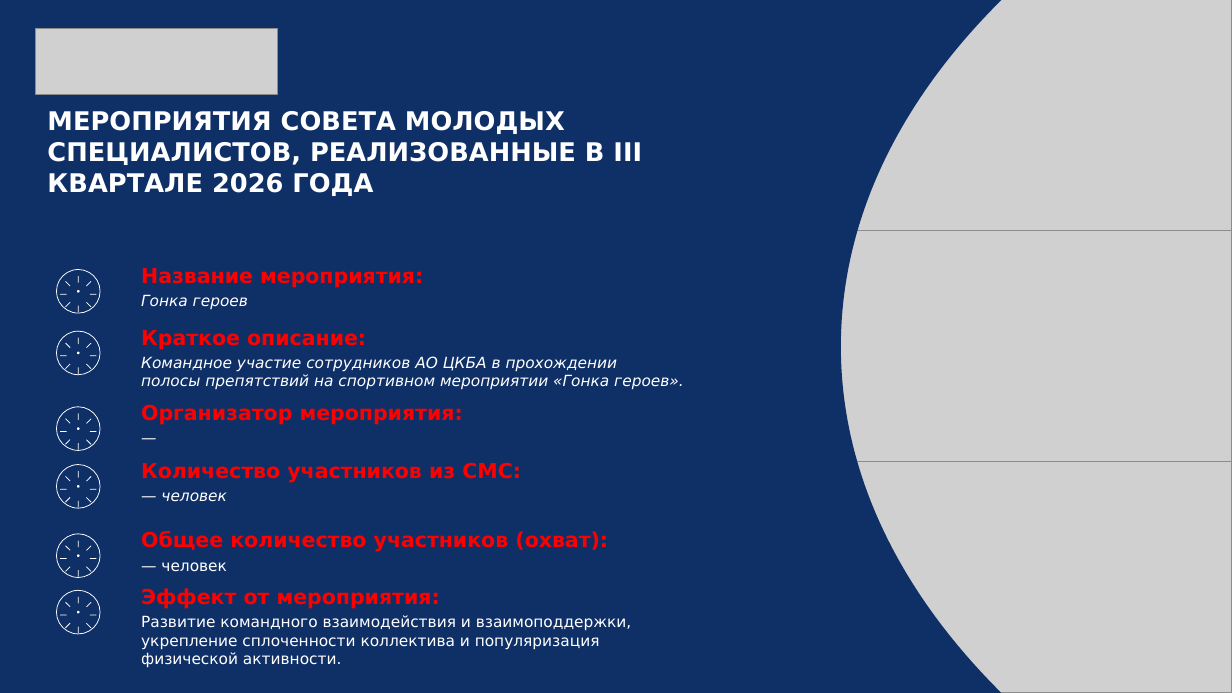
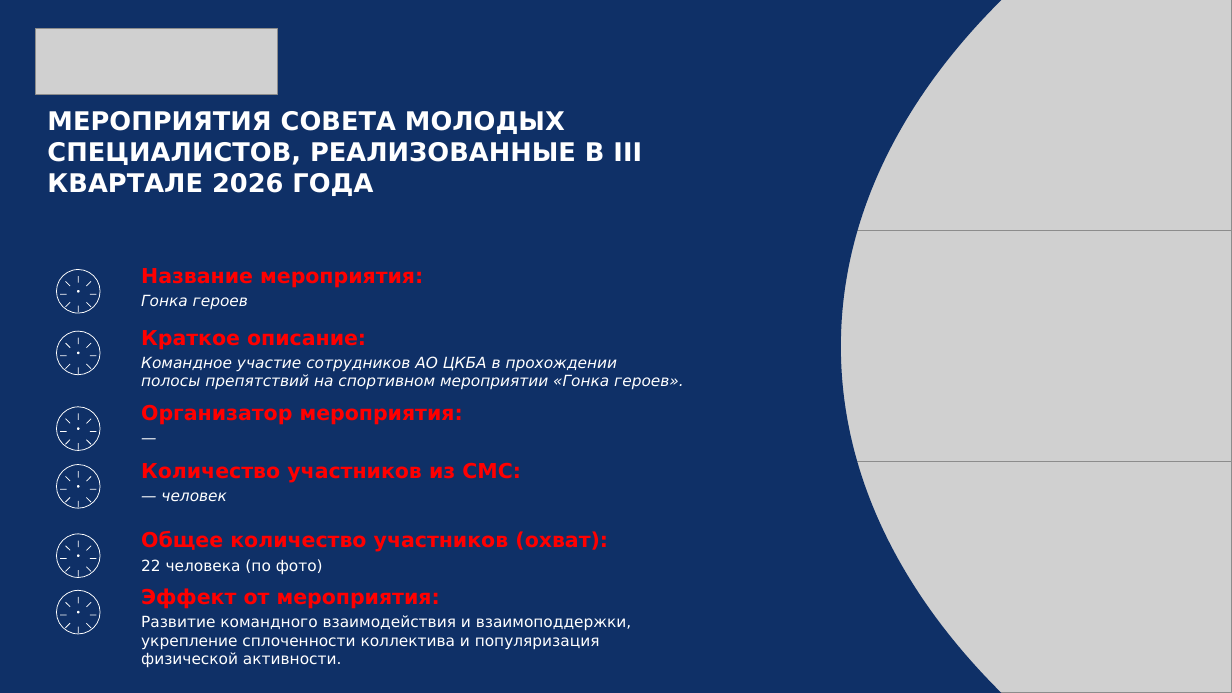
Before and after one commit to juliashar3-debug/newrepository, a slide deck: slide 2 of presentations/2026-Q3/ЦКБА_III_квартал_2026_Гонка_героев.pptx. Drawn at 1232x693 pixels with LibreOffice and Linux fonts; fonts in the diff are those of the drawing; grey boxes stand for pictures. Boxes give left, top, right and bottom in pixels: in the first picture for what was removed or moved away, otherwise in the second. Text is boxed around its words. In the diff, an @@ line names an element or a change of style, - is before the commit and + after.

Commit message:
Настроить агента квартальных отчетов СМС, внести 22 человека по фото и обновить план

```diff
--- a/presentations/2026-Q3/ЦКБА_III_квартал_2026_Гонка_героев.pptx
+++ b/presentations/2026-Q3/ЦКБА_III_квартал_2026_Гонка_героев.pptx
@@ text at (141, 559, 323, 575): text changed @@
-— человек
+22 человека (по фото)
```
Also in this commit, not shown: 1 other slide changed, 6 other files.
